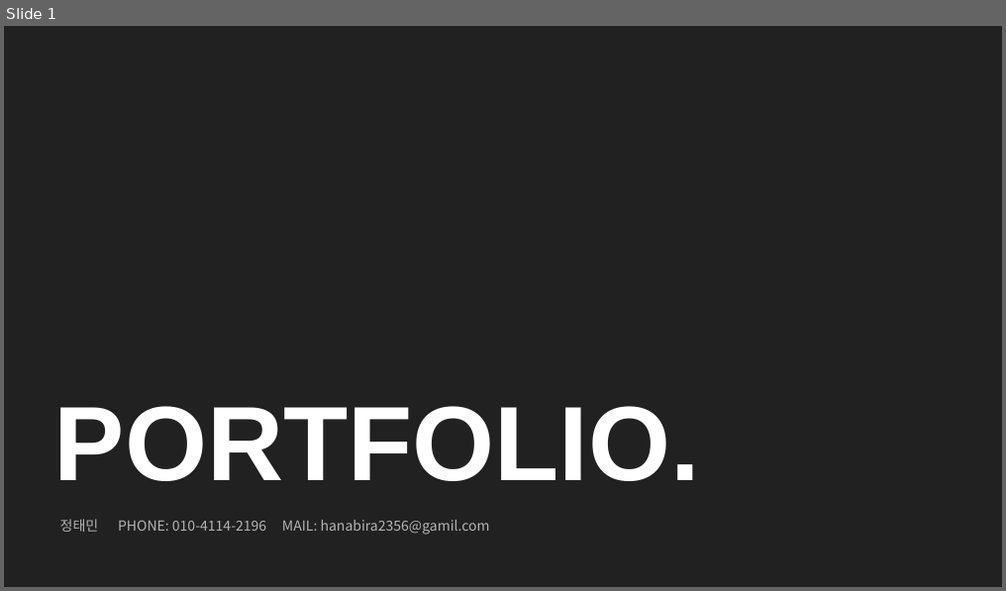
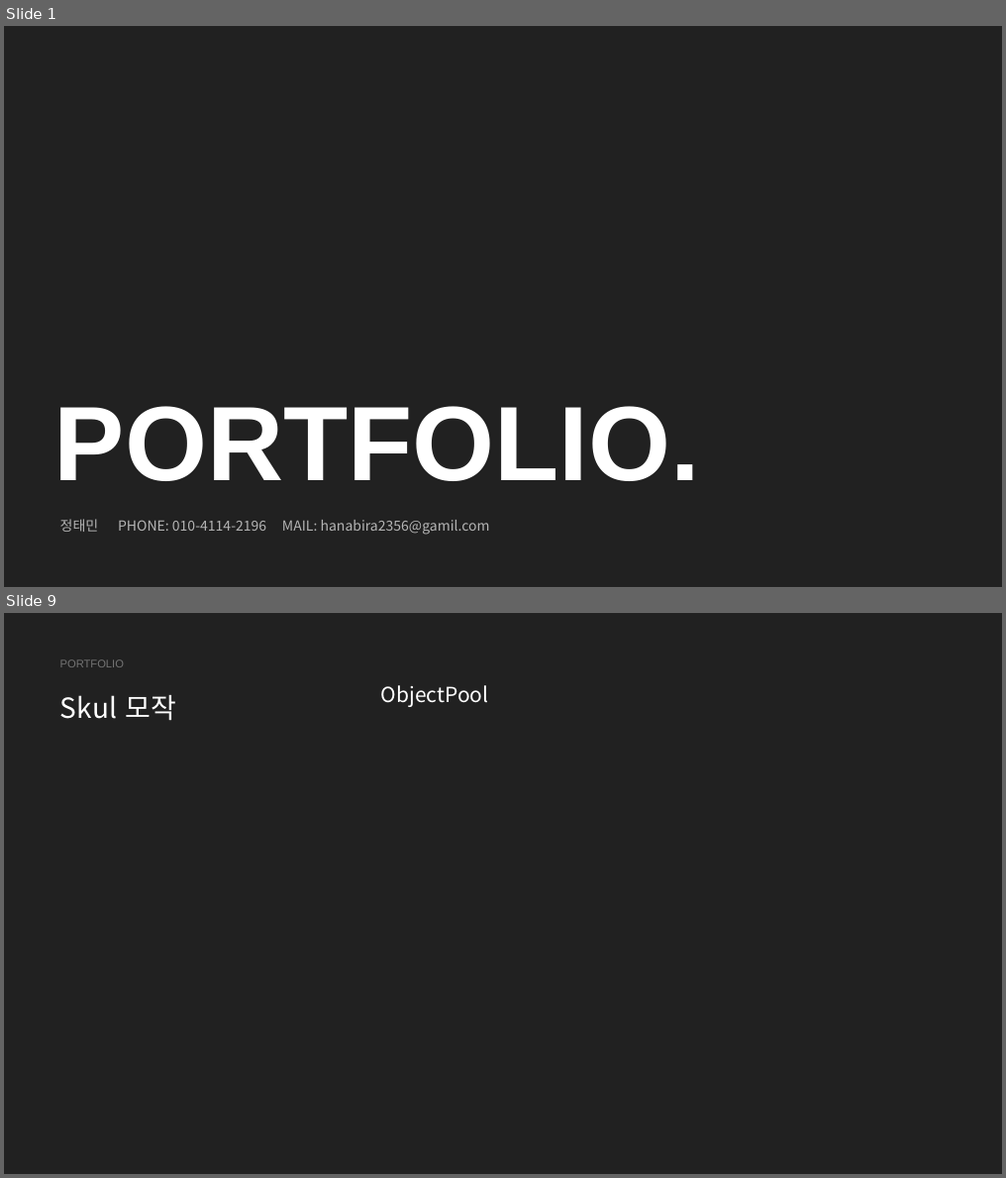
Before and after one commit to hanabi2356/Skul, a slide deck: 포트폴리오.pptx. Shown one above the other, each under a label of ours: slide 1 before the commit, slides 1 and 9 after it; the slides between them are not shown. The pictures are 1006x591 and 1006x1178 pixels, drawn with LibreOffice and Linux fonts; fonts in the diff are those of the drawing. Boxes give left, top, right and bottom in pixels: in the first picture for what was removed or moved away, otherwise in the second. Text is boxed around its words. In the diff, an @@ line names an element or a change of style, - is before the commit and + after.

```diff
--- a/포트폴리오.pptx
+++ b/포트폴리오.pptx
@@ slide 9 added at (4, 613, 1002, 1174), background #212121 @@
@@ text added at (60, 660, 124, 667), 16 pt, text #737373 @@
+PORTFOLIO
@@ text added at (60, 695, 176, 720), 40 pt, text #FFFFFF @@
+Skul 모작
@@ text added at (381, 685, 488, 707), 30 pt, text #FFFFFF @@
+ObjectPool
```
Also in this commit, not shown: 2 slides changed, 7 other slides added, 1 slide removed.
